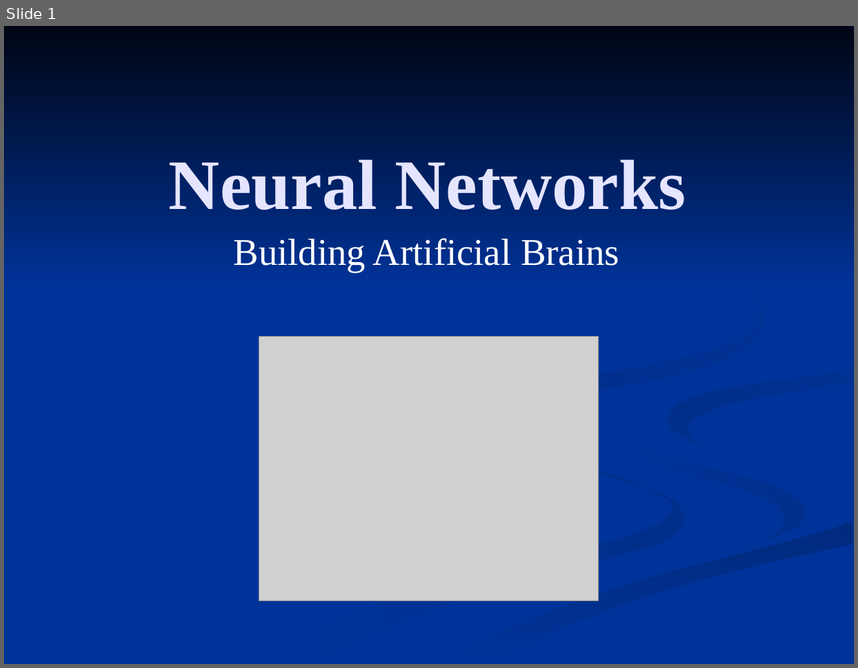
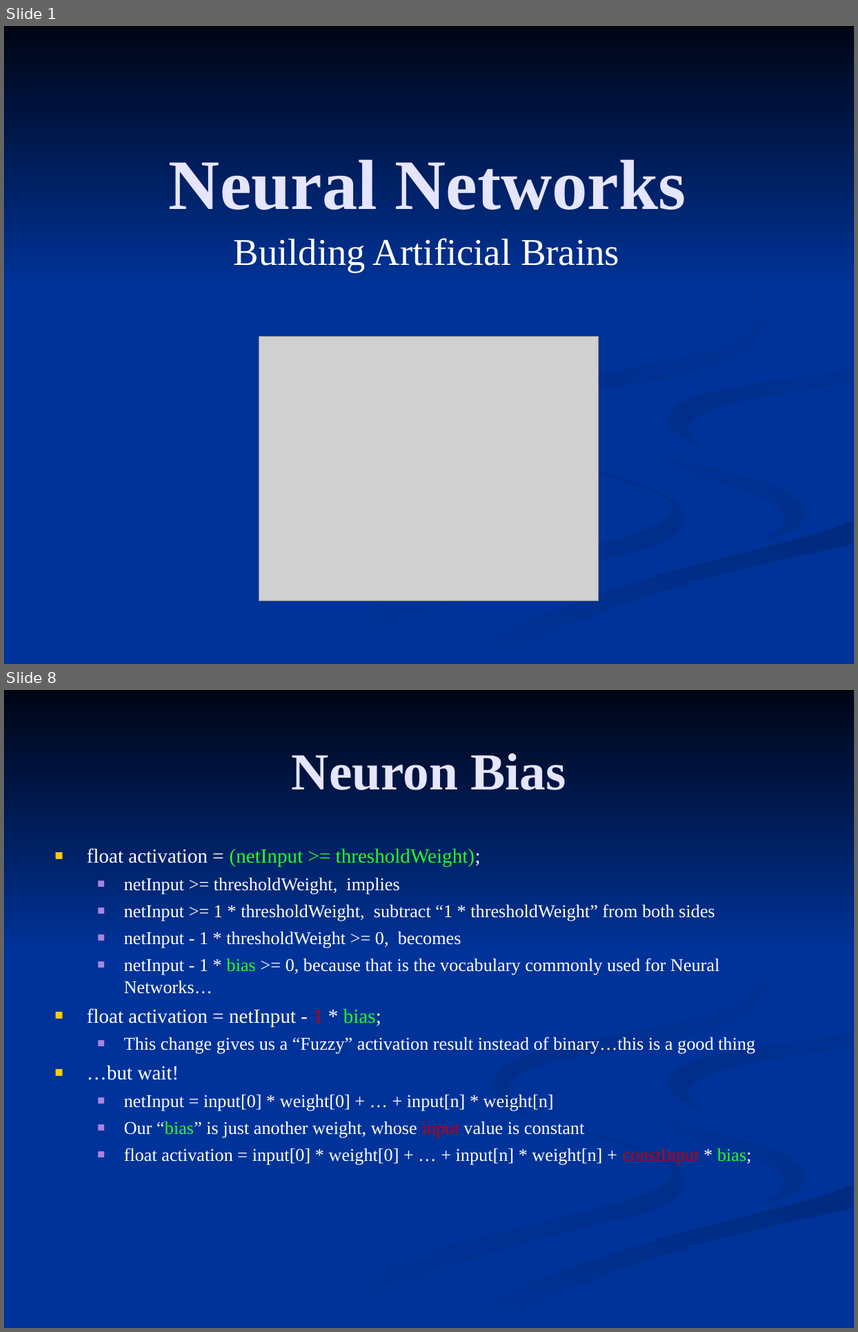
Before and after one commit to FleepyBeepy/Artificial-Intelligence, a slide deck: Lecture Slides/8.2 - Neural Networks.ppt. Shown one above the other, each under a label of ours: slide 1 before the commit, slides 1 and 8 after it; the slides between them are not shown. The pictures are 858x668 and 858x1332 pixels, drawn with LibreOffice and Linux fonts; fonts in the diff are those of the drawing; grey boxes stand for pictures. Boxes give left, top, right and bottom in pixels: in the first picture for what was removed or moved away, otherwise in the second. Text is boxed around its words. In the diff, an @@ line names an element or a change of style, - is before the commit and + after.

Commit message:
Large Neural Network slide rework

```diff
--- a/Lecture Slides/8.2 - Neural Networks.ppt
+++ b/Lecture Slides/8.2 - Neural Networks.ppt
@@ slide 8 added at bbox=[4, 690, 854, 1328], background #003399; not listed: 7 template elements that a slide beside it also shows @@
@@ title added at bbox=[292, 753, 566, 790], 44 pt, text #E5E5FF, bold @@
+Neuron Bias
@@ text added at bbox=[87, 848, 755, 1165], 15.3 pt, text #FFFFFF @@
+■ float activation = (netInput >= thresholdWeight);
+  ■ netInput >= thresholdWeight, implies
+  ■ netInput >= 1 * thresholdWeight, subtract “1 * thresholdWeight” from both sides
+  ■ netInput - 1 * thresholdWeight >= 0, becomes
+  ■ netInput - 1 * bias >= 0, because that is the vocabulary commonly used for Neural Networks…
+■ float activation = netInput - 1 * bias;
+  ■ This change gives us a “Fuzzy” activation result instead of binary…this is a good thing
+■ …but wait!
+  ■ netInput = input[0] * weight[0] + … + input[n] * weight[n]
+  ■ Our “bias” is just another weight, whose input value is constant
+  ■ float activation = input[0] * weight[0] + … + input[n] * weight[n] + constInput * bias;
```
Also in this commit, not shown: 3 other slides changed, 12 other slides added, 2 slides removed, 1 other file.
